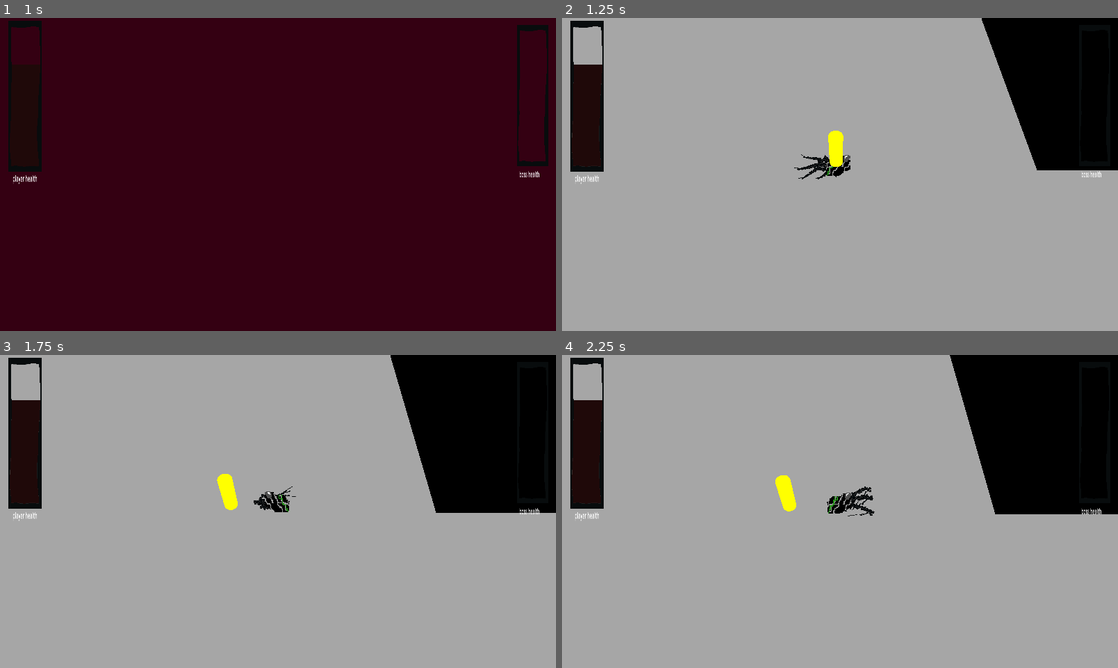
Above: before the commit, frames 1-4 (two rows, left to right).
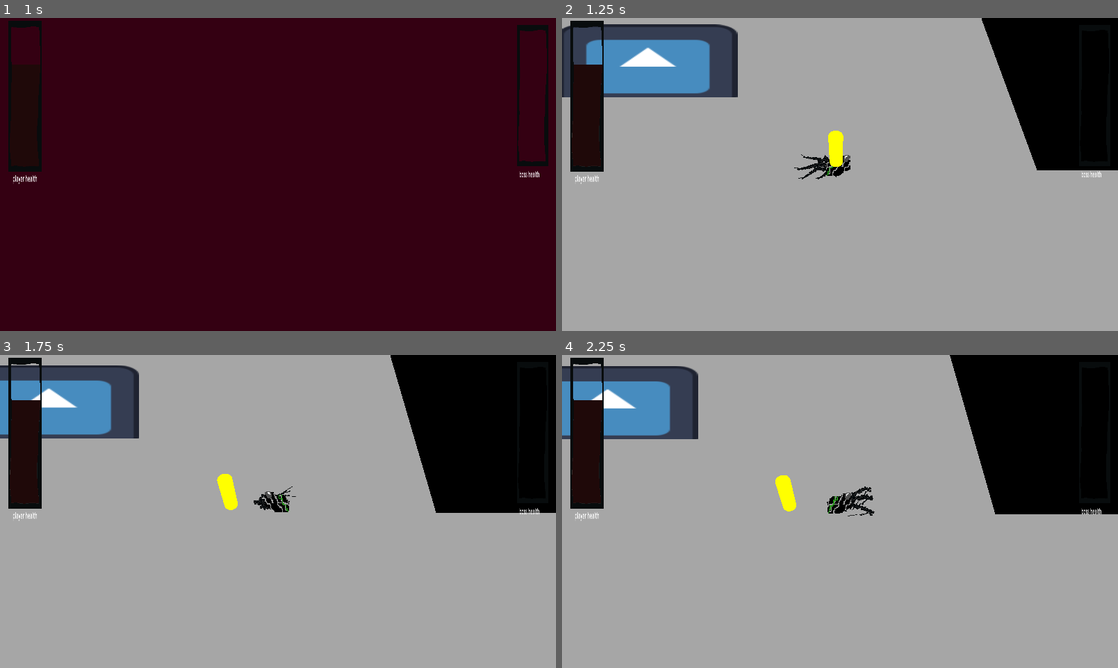
Above: after the commit, the same moments.

Repository: Area9579/Haustoria
Game: Godot game, scene res://Scenes/main.tscn
Two runs of this game, one before a commit and one after it. Both use one fixed random seed, a clock stepped at 60 frames per second and the inputs below. The engine's default icon, where the game draws it, is replaced by a stand-in: a white triangle on a blue panel in a dark square.
Inputs (mouse positions are in pixels of both pictures, inside the frame that each line leads up to):
- Up to frame 1 (1 s): move the mouse to (400, 158) at 0.52 s; press the mouse at (400, 158) at 0.53 s
- Up to frame 2 (1.25 s): no input
- Up to frame 3 (1.75 s): move the mouse to (166, 527) at 1.27 s; release the mouse at (166, 527) at 1.28 s; right-click (166, 527) at 1.35 s
- Up to frame 4 (2.25 s): move the mouse to (895, 442) at 2.02 s; press the mouse at (895, 442) at 2.03 s

Frame 1 is identical in both runs. In frame 2, 6.6% of the frame differs, in the area x 0-32%, y 2-26%; in frame 3, 5.0%; in frame 4, 4.9%.

Commit message:
Populated the map (excluding top-right)

Diff:
--- a/Scenes/level building/shelf.tscn
+++ b/Scenes/level building/shelf.tscn
@@ -10,6 +10,7 @@
 [node name="Sprite3D" type="Sprite3D" parent="."]
 transform = Transform3D(1, 0, 0, 0, 1, 0, 0, 0, 1, 0, 1.01396, 0)
 billboard = 1
+render_priority = 7
 texture = ExtResource("1_vk03l")
 
 [node name="CollisionShape3D" type="CollisionShape3D" parent="."]
--- a/Scenes/main.tscn
+++ b/Scenes/main.tscn
@@ -1,8 +1,9 @@
-[gd_scene load_steps=25 format=3 uid="uid://magi1winy2i"]
+[gd_scene load_steps=26 format=3 uid="uid://magi1winy2i"]
 
 [ext_resource type="PackedScene" uid="uid://bodkn07lr8mwg" path="res://Scenes/level building/brick.tscn" id="2_6bhao"]
 [ext_resource type="PackedScene" uid="uid://d20nd1dm45ntk" path="res://Scenes/level building/shelf.tscn" id="3_57pj4"]
 [ext_resource type="PackedScene" uid="uid://cqilpksvt514c" path="res://Scenes/level building/board.tscn" id="3_citfc"]
+[ext_resource type="PackedScene" uid="uid://duhe605748oxu" path="res://Scenes/beer.tscn" id="4_64s6p"]
 [ext_resource type="PackedScene" uid="uid://eb354oelrc8q" path="res://Scenes/poison.tscn" id="5_6xnfu"]
 [ext_resource type="PackedScene" uid="uid://fl224xwk37sl" path="res://Scenes/Boss.tscn" id="6_31op1"]
 [ext_resource type="PackedScene" uid="uid://skk7130cpcoh" path="res://Scenes/Player.tscn" id="7_m2bmv"]
@@ -220,36 +221,95 @@
 mesh = SubResource("BoxMesh_6h3sb")
 
 [node name="CollisionShape3D27" type="CollisionShape3D" parent="NavigationRegion3D/BIGWALL"]
-transform = Transform3D(-4.37114e-08, 1, 4.37114e-08, -1, -4.37114e-08, 4.37114e-08, 4.37114e-08, -4.37114e-08, 1, 4, 28, 4.37109e-07)
+transform = Transform3D(-1, -8.74228e-08, -3.55271e-15, 8.74228e-08, -1, -3.55271e-15, -2.68659e-16, -3.55271e-15, 1, 4, 28, 4.37109e-07)
 shape = SubResource("BoxShape3D_4xjao")
 
 [node name="MeshInstance3D" type="MeshInstance3D" parent="NavigationRegion3D/BIGWALL/CollisionShape3D27"]
-transform = Transform3D(-4.37114e-08, -1, -4.37114e-08, 1, -4.37114e-08, -4.37114e-08, 4.37114e-08, -4.37114e-08, 1, 0, 0, 0)
 mesh = SubResource("BoxMesh_6h3sb")
 
 [node name="Board" parent="NavigationRegion3D" instance=ExtResource("3_citfc")]
-transform = Transform3D(1, 0, 0, 0, 1, 0, 0, 0, 1, 29, -0.5, -13)
+transform = Transform3D(1, 0, 0, 0, 1, 0, 0, 0, 1, 26, -0.5, -13)
+
+[node name="Board4" parent="NavigationRegion3D" instance=ExtResource("3_citfc")]
+transform = Transform3D(1, 0, 0, 0, 1, 0, 0, 0, 1, 13, -0.5, 16)
+
+[node name="Board5" parent="NavigationRegion3D" instance=ExtResource("3_citfc")]
+transform = Transform3D(1, 0, 0, 0, 1, 0, 0, 0, 1, 4, -0.5, 14)
+
+[node name="Board7" parent="NavigationRegion3D" instance=ExtResource("3_citfc")]
+transform = Transform3D(1, 0, 0, 0, 1, 0, 0, 0, 1, 9, -0.5, 22)
 
 [node name="Board2" parent="NavigationRegion3D" instance=ExtResource("3_citfc")]
-transform = Transform3D(1, 0, 0, 0, 1, 0, 0, 0, 1, 27, -0.5, -20)
+transform = Transform3D(1, 0, 0, 0, 1, 0, 0, 0, 1, 30, -0.5, -20)
 
 [node name="Board3" parent="NavigationRegion3D" instance=ExtResource("3_citfc")]
 transform = Transform3D(1, 0, 0, 0, 1, 0, 0, 0, 1, 8, -0.5, -13)
 
+[node name="Board9" parent="NavigationRegion3D" instance=ExtResource("3_citfc")]
+transform = Transform3D(1, 0, 0, 0, 1, 0, 0, 0, 1, -22, -0.5, -3)
+
+[node name="Board10" parent="NavigationRegion3D" instance=ExtResource("3_citfc")]
+transform = Transform3D(1, 0, 0, 0, 1, 0, 0, 0, 1, -14, -0.5, 1)
+
+[node name="Board6" parent="NavigationRegion3D" instance=ExtResource("3_citfc")]
+transform = Transform3D(1, 0, 0, 0, 1, 0, 0, 0, 1, 35, -0.5, 18)
+
+[node name="Board8" parent="NavigationRegion3D" instance=ExtResource("3_citfc")]
+transform = Transform3D(1, 0, 0, 0, 1, 0, 0, 0, 1, -8, -0.5, 37)
+
+[node name="Board11" parent="NavigationRegion3D" instance=ExtResource("3_citfc")]
+transform = Transform3D(1, 0, 0, 0, 1, 0, 0, 0, 1, 1, -0.5, -17)
+
+[node name="Board12" parent="NavigationRegion3D" instance=ExtResource("3_citfc")]
+transform = Transform3D(1, 0, 0, 0, 1, 0, 0, 0, 1, 14, -0.5, -31)
+
 [node name="Brick" parent="NavigationRegion3D" instance=ExtResource("2_6bhao")]
 transform = Transform3D(1, 0, 0, 0, 1, 0, 0, 0, 1, 35, -0.5, -17)
 
+[node name="Brick6" parent="NavigationRegion3D" instance=ExtResource("2_6bhao")]
+transform = Transform3D(1, 0, 0, 0, 1, 0, 0, 0, 1, 18, -0.5, 21)
+
+[node name="Brick7" parent="NavigationRegion3D" instance=ExtResource("2_6bhao")]
+transform = Transform3D(1, 0, 0, 0, 1, 0, 0, 0, 1, 15, -0.5, 11)
+
+[node name="Brick8" parent="NavigationRegion3D" instance=ExtResource("2_6bhao")]
+transform = Transform3D(1, 0, 0, 0, 1, 0, 0, 0, 1, -2, -0.5, 10)
+
+[node name="Brick9" parent="NavigationRegion3D" instance=ExtResource("2_6bhao")]
+transform = Transform3D(1, 0, 0, 0, 1, 0, 0, 0, 1, 0, -0.5, 23)
+
+[node name="Brick10" parent="NavigationRegion3D" instance=ExtResource("2_6bhao")]
+transform = Transform3D(1, 0, 0, 0, 1, 0, 0, 0, 1, 2, -0.5, 18)
+
+[node name="Brick11" parent="NavigationRegion3D" instance=ExtResource("2_6bhao")]
+transform = Transform3D(1, 0, 0, 0, 1, 0, 0, 0, 1, 5, -0.5, 34)
+
 [node name="Brick2" parent="NavigationRegion3D" instance=ExtResource("2_6bhao")]
-transform = Transform3D(1, 0, 0, 0, 1, 0, 0, 0, 1, 30, -0.5, -32)
+transform = Transform3D(1, 0, 0, 0, 1, 0, 0, 0, 1, 32, -0.5, -10)
 
 [node name="Brick3" parent="NavigationRegion3D" instance=ExtResource("2_6bhao")]
-transform = Transform3D(1, 0, 0, 0, 1, 0, 0, 0, 1, 32, -0.5, 9)
+transform = Transform3D(1, 0, 0, 0, 1, 0, 0, 0, 1, 28, -0.5, 6)
 
 [node name="Brick4" parent="NavigationRegion3D" instance=ExtResource("2_6bhao")]
-transform = Transform3D(1, 0, 0, 0, 1, 0, 0, 0, 1, 37, -0.5, 14)
+transform = Transform3D(1, 0, 0, 0, 1, 0, 0, 0, 1, 38, -0.5, 4)
 
 [node name="Brick5" parent="NavigationRegion3D" instance=ExtResource("2_6bhao")]
-transform = Transform3D(1, 0, 0, 0, 1, 0, 0, 0, 1, 28, -0.5, 24)
+transform = Transform3D(1, 0, 0, 0, 1, 0, 0, 0, 1, 31, -0.5, 12)
+
+[node name="Brick12" parent="NavigationRegion3D" instance=ExtResource("2_6bhao")]
+transform = Transform3D(1, 0, 0, 0, 1, 0, 0, 0, 1, -27, -0.5, 2)
+
+[node name="Brick13" parent="NavigationRegion3D" instance=ExtResource("2_6bhao")]
+transform = Transform3D(1, 0, 0, 0, 1, 0, 0, 0, 1, -6, -0.5, -4)
+
+[node name="Brick14" parent="NavigationRegion3D" instance=ExtResource("2_6bhao")]
+transform = Transform3D(1, 0, 0, 0, 1, 0, 0, 0, 1, 13, -0.5, -21)
+
+[node name="Brick15" parent="NavigationRegion3D" instance=ExtResource("2_6bhao")]
+transform = Transform3D(1, 0, 0, 0, 1, 0, 0, 0, 1, 3, -0.5, -29)
+
+[node name="Brick16" parent="NavigationRegion3D" instance=ExtResource("2_6bhao")]
+transform = Transform3D(1, 0, 0, 0, 1, 0, 0, 0, 1, 14, -0.5, -37)
 
 [node name="Shelf" parent="NavigationRegion3D" instance=ExtResource("3_57pj4")]
 transform = Transform3D(2.46, 0, 0, 0, 2.46, 0, 0, 0, 2.46, -22, -1, 11)
@@ -260,21 +320,81 @@
 [node name="Shelf3" parent="NavigationRegion3D" instance=ExtResource("3_57pj4")]
 transform = Transform3D(2.46, 0, 0, 0, 2.46, 0, 0, 0, 2.46, -22, -1, 29)
 
+[node name="Shelf4" parent="NavigationRegion3D" instance=ExtResource("3_57pj4")]
+transform = Transform3D(2.46, 0, 0, 0, 2.46, 0, 0, 0, 2.46, -27, -1, -38)
+
+[node name="Beer" parent="NavigationRegion3D" instance=ExtResource("4_64s6p")]
+transform = Transform3D(1, 0, 0, 0, 1, 0, 0, 0, 1, 29, 0, 2)
+
+[node name="Beer14" parent="NavigationRegion3D" instance=ExtResource("4_64s6p")]
+transform = Transform3D(1, 0, 0, 0, 1, 0, 0, 0, 1, 8, 0, 9)
+
+[node name="Beer15" parent="NavigationRegion3D" instance=ExtResource("4_64s6p")]
+transform = Transform3D(1, 0, 0, 0, 1, 0, 0, 0, 1, 13, 0, 4)
+
+[node name="Beer16" parent="NavigationRegion3D" instance=ExtResource("4_64s6p")]
+transform = Transform3D(1, 0, 0, 0, 1, 0, 0, 0, 1, 14, 0, -10)
+
+[node name="Beer17" parent="NavigationRegion3D" instance=ExtResource("4_64s6p")]
+transform = Transform3D(1, 0, 0, 0, 1, 0, 0, 0, 1, 5, 0, -22)
+
+[node name="Beer18" parent="NavigationRegion3D" instance=ExtResource("4_64s6p")]
+transform = Transform3D(1, 0, 0, 0, 1, 0, 0, 0, 1, 12, 0, -24)
+
+[node name="Beer19" parent="NavigationRegion3D" instance=ExtResource("4_64s6p")]
+transform = Transform3D(1, 0, 0, 0, 1, 0, 0, 0, 1, 7, 0, -32)
+
+[node name="Beer11" parent="NavigationRegion3D" instance=ExtResource("4_64s6p")]
+transform = Transform3D(1, 0, 0, 0, 1, 0, 0, 0, 1, -32, 0, -3)
+
+[node name="Beer12" parent="NavigationRegion3D" instance=ExtResource("4_64s6p")]
+transform = Transform3D(1, 0, 0, 0, 1, 0, 0, 0, 1, -10, 0, 4)
+
+[node name="Beer13" parent="NavigationRegion3D" instance=ExtResource("4_64s6p")]
+transform = Transform3D(1, 0, 0, 0, 1, 0, 0, 0, 1, -13, 0, -5)
+
+[node name="Beer2" parent="NavigationRegion3D" instance=ExtResource("4_64s6p")]
+transform = Transform3D(1, 0, 0, 0, 1, 0, 0, 0, 1, 22, 0, 27)
+
+[node name="Beer3" parent="NavigationRegion3D" instance=ExtResource("4_64s6p")]
+transform = Transform3D(1, 0, 0, 0, 1, 0, 0, 0, 1, 35, 0, 23)
+
+[node name="Beer4" parent="NavigationRegion3D" instance=ExtResource("4_64s6p")]
+transform = Transform3D(1, 0, 0, 0, 1, 0, 0, 0, 1, 33, 0, 31)
+
+[node name="Beer5" parent="NavigationRegion3D" instance=ExtResource("4_64s6p")]
+transform = Transform3D(1, 0, 0, 0, 1, 0, 0, 0, 1, 27, 0, 34)
+
+[node name="Beer6" parent="NavigationRegion3D" instance=ExtResource("4_64s6p")]
+transform = Transform3D(1, 0, 0, 0, 1, 0, 0, 0, 1, 17, 0, 32)
+
+[node name="Beer7" parent="NavigationRegion3D" instance=ExtResource("4_64s6p")]
+transform = Transform3D(1, 0, 0, 0, 1, 0, 0, 0, 1, -36, 0, 36)
+
+[node name="Beer8" parent="NavigationRegion3D" instance=ExtResource("4_64s6p")]
+transform = Transform3D(1, 0, 0, 0, 1, 0, 0, 0, 1, -34, 0, 29)
+
+[node name="Beer9" parent="NavigationRegion3D" instance=ExtResource("4_64s6p")]
+transform = Transform3D(1, 0, 0, 0, 1, 0, 0, 0, 1, -14, 0, 18)
+
+[node name="Beer10" parent="NavigationRegion3D" instance=ExtResource("4_64s6p")]
+transform = Transform3D(1, 0, 0, 0, 1, 0, 0, 0, 1, -17, 0, 23)
+
 [node name="Player" parent="." instance=ExtResource("7_m2bmv")]
 
 [node name="WorldEnvironment" type="WorldEnvironment" parent="."]
 environment = SubResource("Environment_ibggl")
 
 [node name="Poison" parent="." instance=ExtResource("5_6xnfu")]
-transform = Transform3D(1, 0, 0, 0, 1, 0, 0, 0, 1, 35.7505, 0.0883021, -35.8647)
+transform = Transform3D(1, 0, 0, 0, 1, 0, 0, 0, 1, 25.7505, 0.0883021, -8.8647)
 poison = "Cyanide"
 
 [node name="Poison2" parent="." instance=ExtResource("5_6xnfu")]
-transform = Transform3D(1, 0, 0, 0, 1, 0, 0, 0, 1, -10.4246, -0.465039, 1.5458)
+transform = Transform3D(1, 0, 0, 0, 1, 0, 0, 0, 1, -33.4246, -0.465039, -31.4542)
 poison = "Sulfiric Acid"
 
 [node name="Poison3" parent="." instance=ExtResource("5_6xnfu")]
-transform = Transform3D(1, 0, 0, 0, 1, 0, 0, 0, 1, -12.2441, -0.527434, 4.1261)
+transform = Transform3D(1, 0, 0, 0, 1, 0, 0, 0, 1, -33.2441, -0.527434, -19.8739)
 poison = "Nitrate"
 
 [node name="Boss" parent="." instance=ExtResource("6_31op1")]
